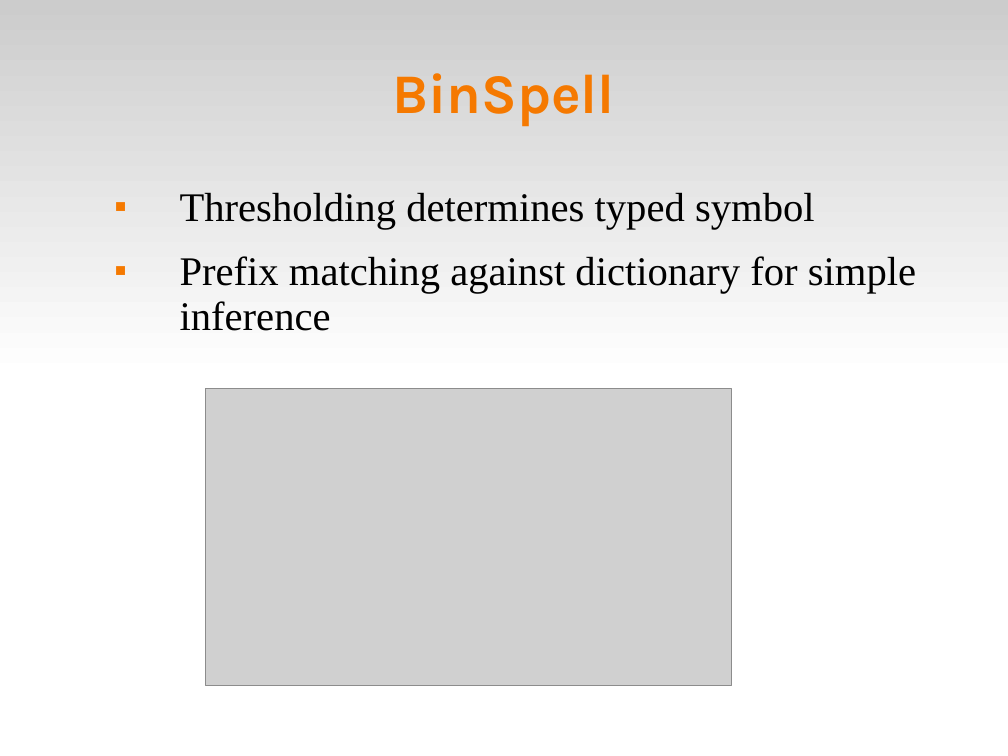
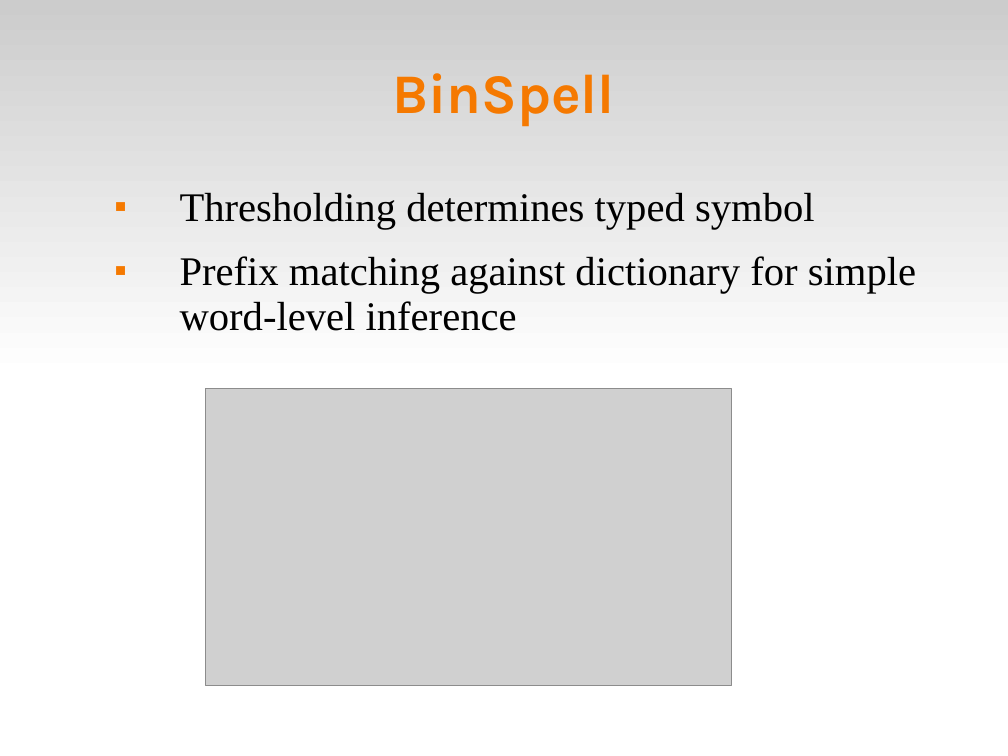
Before and after one commit to abdullah38rcc/BCI-Virtual-Keyboard, a slide deck: slide 8 of master's/docs/virtKey.ppt. Drawn at 1008x756 pixels with LibreOffice and Linux fonts; fonts in the diff are those of the drawing; grey boxes stand for pictures. Boxes give left, top, right and bottom in pixels: in the first picture for what was removed or moved away, otherwise in the second. Text is boxed around its words. In the diff, an @@ line names an element or a change of style, - is before the commit and + after.

```diff
--- a/master's/docs/virtKey.ppt
+++ b/master's/docs/virtKey.ppt
@@ text at (x1=180, y1=256, x2=916, y2=331): text changed @@
-■ Prefix matching against dictionary for simple inference
+■ Prefix matching against dictionary for simple word-level inference
```
Also in this commit, not shown: 3 other slides changed.
